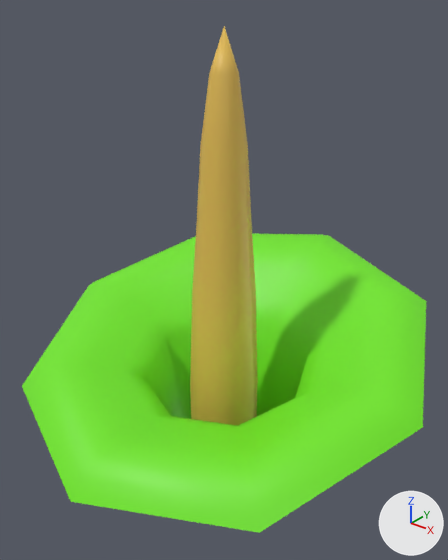
A saved change to the FBX model Plants/CorpseFlower.fbx.
The view is the same before and after, from a 50 mm lens placed at (4.71, -5.89, 7.56), pointed at (-0.09, 0.11, 3.84). Every picture has the same lights, and +X, +Y and +Z are marked at lower right. The first picture is the older version. Where no turn or scale is listed for an object, it has been applied to the vertices.

In view in the first picture: 'CorpseFlower'.
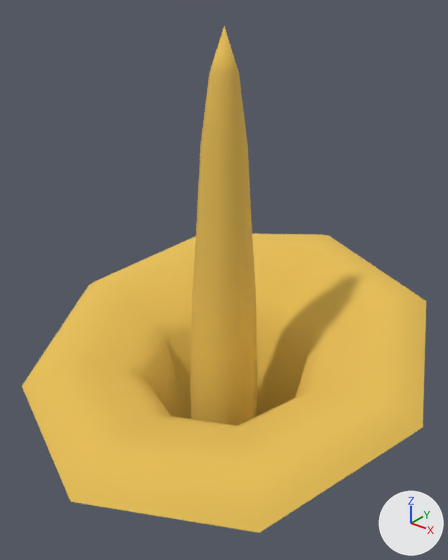
The change in detail:
Material 'Corpse Flower Texture' (mat_corpse_flower_texture) is new.
Its base color is (0.8, 0.521, 0.0936) (yellow #e7bf56).
Its roughness is 1.0.
me_circle_007 has 129 vertices, 120 faces and spans x -2.93..2.93, y -2.83..2.83, z 0.0..7.09.
me_circle_007 is used by ob_corpseflower; location (0.0, 0.0, 0.0).
me_circle_007 no longer uses material mat_bulb (yellow #e7bf56).
me_circle_007 part 1: all 64 faces that had it switch from mat_leaf (green #71e722) to mat_corpse_flower_texture (yellow #e7bf56).

Boxes (x1, y1, x2, y2) around the edits, measured in the pictures (448 x 560 px):
part 1 of me_circle_007, recoloured (green to yellow): (22, 234, 426, 533) in both
